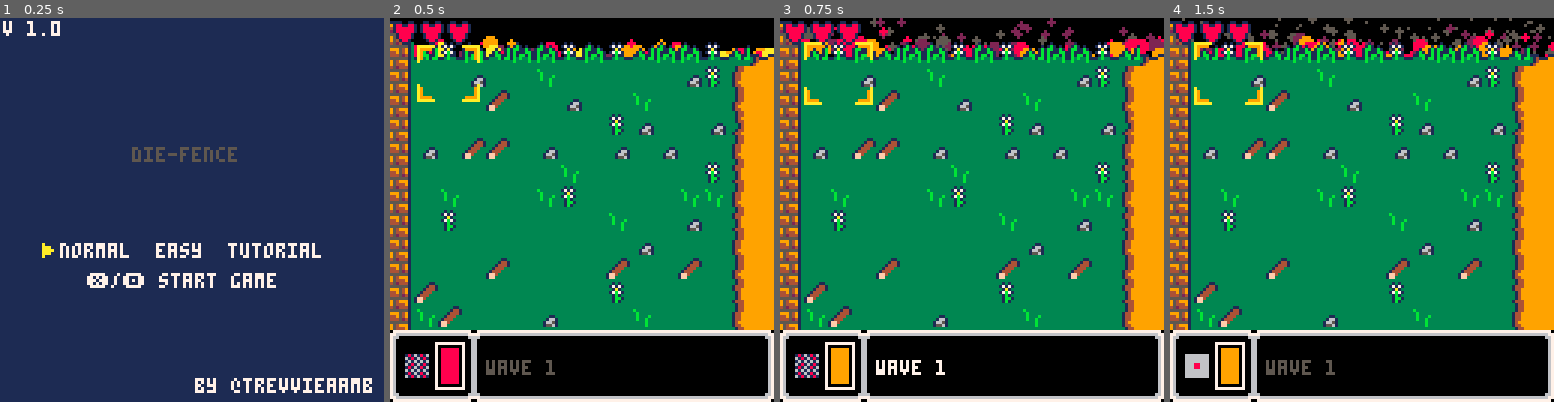
Above: before the commit, frames 1-4 (left to right).
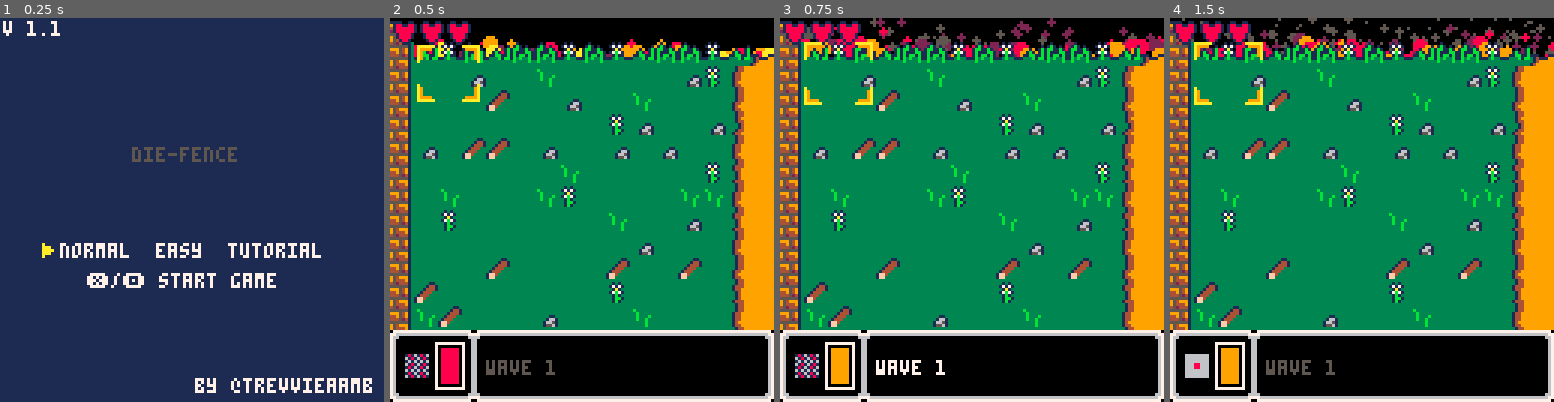
Above: after the commit, the same moments.

Repository: treveron2018/pico8
Game: PICO-8 cartridge diefence.p8
Same seed, same stepped clock (60 frames per second), same inputs: the game is played once before the commit and once after it.
Inputs:
- Up to frame 1 (0.25 s): no input
- Up to frame 2 (0.5 s): tap X (X key) at 0.33 s
- Up to frame 3 (0.75 s): tap O (Z key) at 0.7 s
- Up to frame 4 (1.5 s): tap X (X key) at 1.07 s

The runs differ from the first frame. In frame 1, less than 0.1% of the frame differs, in the area x 13-16%, y 0-4%; in frame 2, nothing differs; in frame 3, nothing differs; in frame 4, nothing differs.

Commit message:
fixed prepared dice

Diff:
--- a/diefence.p8
+++ b/diefence.p8
@@ -9,7 +9,7 @@
 --music
 
 function _init()
-	version="1.0"
+	version="1.1"
 	mode="title"
 	is_easy=false
 	blinkt=0
@@ -138,9 +138,12 @@
 	t=0
 	rnd_tiles()
 	mode="wave"
-	if(is_easy)mode="easy"
+	p_rolls=0
+	if is_easy then
+		mode="easy"
+		p_rolls=5
+	end
 	has_horde=false
-	p_rolls=5
 	shake=0
 
 	lives=3
@@ -393,7 +396,8 @@
 --	local test={1,6}
 --	ui_dice=rnd(test)
 	small_explosion(ui_dicex+4,ui_dicey+4)
-	while #dice==0 and ui_dice==6 do
+	while (#dice==0 or p_rolls>0)
+	and ui_dice==6 do
 		ui_dice=flr(rnd(6))+1
 		small_explosion(ui_dicex+4,ui_dicey+4)
 	end
Not shown, changed: 130 lines of the sprite sheet (__gfx__) section of diefence.p8
Not shown, changed: the thumbnail (__label__) section of diefence.p8
Not shown, changed: diefence.p8.backup
